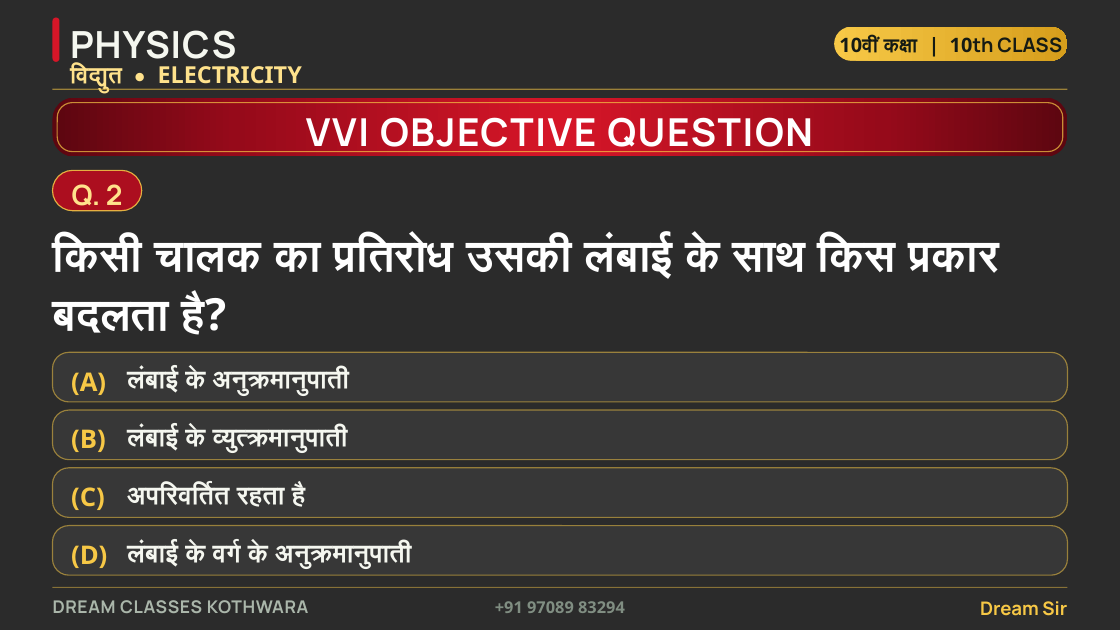
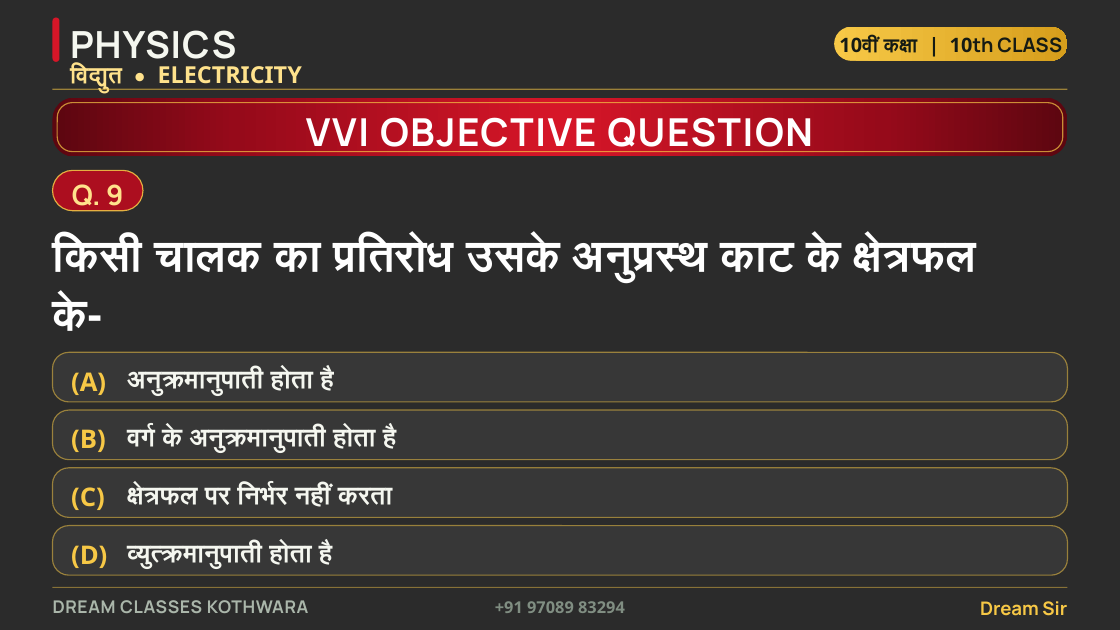
Before and after one commit to funnypawan/ppp, a slide deck: slide 11 of dream-classes-ppt/Dream_Classes_Kothwara_Physics_Ch4_Electricity_VVI_Objective.pptx (slide 4 before the commit). Drawn at 1120x630 pixels with LibreOffice and Linux fonts; fonts in the diff are those of the drawing; background and template pictures are left out; a plain dark background stands for a picture behind light text. Boxes give left, top, right and bottom in pixels: in the first picture for what was removed or moved away, otherwise in the second. Text is boxed around its words. In the diff, an @@ line names an element or a change of style, - is before the commit and + after.

```diff
--- a/dream-classes-ppt/Dream_Classes_Kothwara_Physics_Ch4_Electricity_VVI_Objective.pptx
+++ b/dream-classes-ppt/Dream_Classes_Kothwara_Physics_Ch4_Electricity_VVI_Objective.pptx
@@ text at (72, 184, 123, 212): text changed @@
-Q. 2
+Q. 9
@@ text at (52, 236, 976, 331): text changed @@
-किसी चालक का प्रतिरोध उसकी लंबाई के साथ किस प्रकार
-बदलता है?
+किसी चालक का प्रतिरोध उसके अनुप्रस्थ काट के क्षेत्रफल
+के-
@@ text at (127, 369, 333, 396): text changed @@
-लंबाई के अनुक्रमानुपाती
+अनुक्रमानुपाती होता है
@@ text at (127, 427, 396, 454): text changed @@
-लंबाई के व्युत्क्रमानुपाती
+वर्ग के अनुक्रमानुपाती होता है
@@ text at (127, 484, 393, 507): text changed @@
-अपरिवर्तित रहता है
+क्षेत्रफल पर निर्भर नहीं करता
@@ text at (127, 542, 332, 569): text changed @@
-लंबाई के वर्ग के अनुक्रमानुपाती
+व्युत्क्रमानुपाती होता है
```
Also in this commit, not shown: 10 other slides changed, 22 slides added, 35 other files.
